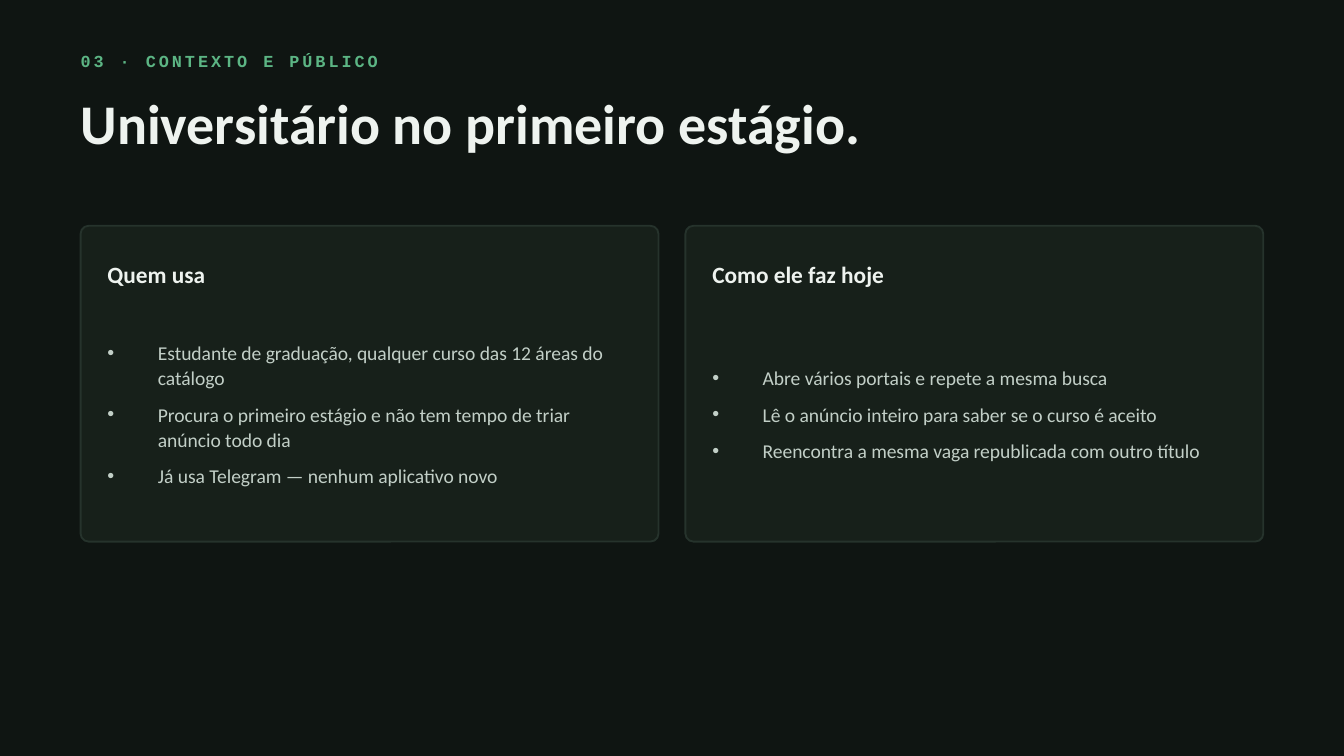
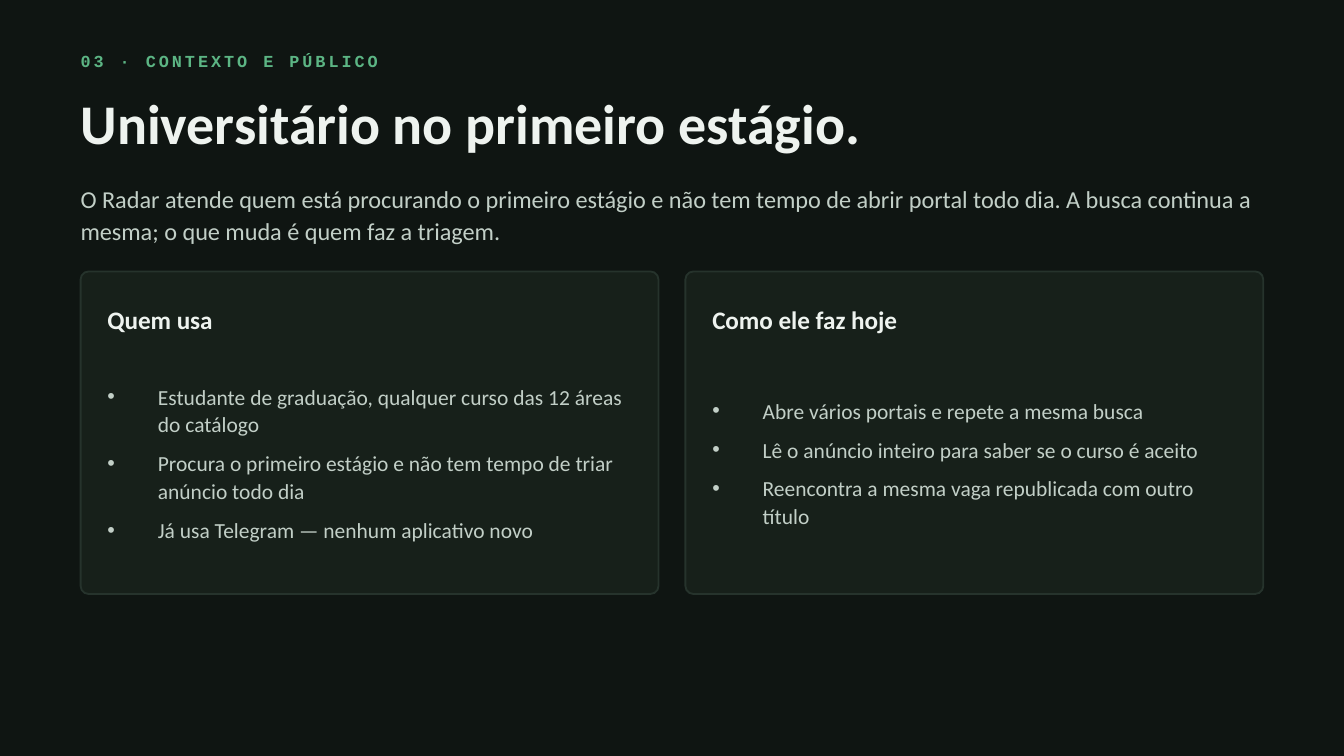
Before and after one commit to RadarEstagio/RadarEstagio, a slide deck: slide 3 of apresentacao/radar-de-estagio-pit.pptx. Drawn at 1344x756 pixels with LibreOffice and Linux fonts; fonts in the diff are those of the drawing. Boxes give left, top, right and bottom in pixels: in the first picture for what was removed or moved away, otherwise in the second. Text is boxed around its words. In the diff, an @@ line names an element or a change of style, - is before the commit and + after.

```diff
--- a/apresentacao/radar-de-estagio-pit.pptx
+++ b/apresentacao/radar-de-estagio-pit.pptx
@@ text added at bbox=[81, 191, 1251, 244], 13 pt, text #C2CFC7 @@
+O Radar atende quem está procurando o primeiro estágio e não tem tempo de abrir portal todo dia. A busca continua a mesma; o que muda é quem faz a triagem.
@@ rounded rectangle: place and size @@
-rounded rectangle at bbox=[81, 226, 659, 542]
+rounded rectangle at bbox=[81, 271, 659, 594]
@@ rounded rectangle at bbox=[81, 271, 659, 594]: proportions changed @@
@@ text "Quem usa": place and size @@
-text "Quem usa" at bbox=[107, 267, 205, 286]
+text "Quem usa" at bbox=[107, 312, 213, 332]
@@ text "Quem usa" at bbox=[107, 312, 213, 332]: size 12.5 to 13.5 pt @@
@@ rounded rectangle at bbox=[685, 271, 1263, 594]: proportions changed @@
@@ rounded rectangle: place and size @@
-rounded rectangle at bbox=[685, 226, 1263, 542]
+rounded rectangle at bbox=[685, 271, 1263, 594]
@@ text "Como ele faz hoje": place and size @@
-text "Como ele faz hoje" at bbox=[712, 266, 884, 287]
+text "Como ele faz hoje" at bbox=[712, 311, 897, 334]
@@ text "Como ele faz hoje" at bbox=[712, 311, 897, 334]: size 12.5 to 13.5 pt @@
@@ text "Estudante de graduação, qualquer curso ...": place and size @@
-text "Estudante de graduação, qualquer curso ..." at bbox=[158, 346, 603, 487]
+text "Estudante de graduação, qualquer curso ..." at bbox=[158, 390, 622, 542]
@@ text "Estudante de graduação, qualquer curso ..." at bbox=[158, 390, 622, 542]: size 10.5 to 11.5 pt @@
@@ text "Abre vários portais e repete ..." at bbox=[763, 404, 1197, 524]: size 10.5 to 11.5 pt @@
@@ text "Abre vários portais e repete ...": place and size @@
-text "Abre vários portais e repete ..." at bbox=[763, 371, 1199, 462]
+text "Abre vários portais e repete ..." at bbox=[763, 404, 1197, 524]
```
Also in this commit, not shown: 9 other slides changed, 1 other file.
